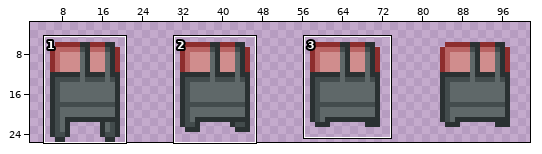
One commit to this sprite sheet: assets/image/player/body/body_jumping.png. Above, an overview of the earlier version with the close-up marked.
Close-up. Earlier state:
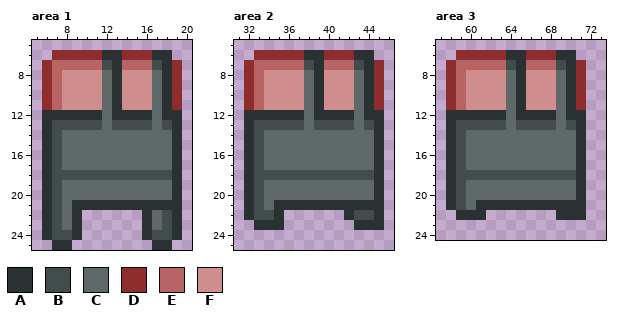
The file is 104x26 pixels. Colours within 5 levels of each other are drawn and written as one. Shown: area 1: x 5..20, y 5..25; area 2: x 31..46, y 5..25; area 3: x 57..73, y 5..24. The wide view leaves out empty margins. The commit also changed other parts of the picture, which this record leaves out.
Palette (. is transparent): A #2a3132  B #434c4d  C #5f6869  D #8d2d2d  E #b96464  F #d08d8d
Pixels before, area 1, first column x 6:
 6 .DDDDDAADDDAA.
 7 DEEEEEBAEEEBAD
 8 DEFFFFCAFFFCAD
 9 DEFFFFCAFFFCAD
10 DEFFFFCAFFFCAD
11 DEFFFFCAFFFCAD
12 AAAAAACAAAACAA
13 ABBBBBCBBBBCBA
14 ABCCCCCCCCCCCA
15 ABCCCCCCCCCCCA
16 ABCCCCCCCCCCCA
17 ABCCCCCCCCCCCA
18 ABBBBBBBBBBBBA
19 ABCCCCCCCCCCCA
20 ABCCCCCCCCCCCA
21 ABCAAAAAAAAAAA
22 ABCA......ACBA
23 ABCA......ACBA
24 ABBA......ABBA
25 .AA........AA.
Pixels before, area 2, first column x 32:
 6 .DDDDDAADDDAA.
 7 DEEEEEBAEEEBAD
 8 DEFFFFCAFFFCAD
 9 DEFFFFCAFFFCAD
10 DEFFFFCAFFFCAD
11 DEFFFFCAFFFCAD
12 AAAAAACAAAACAA
13 ABBBBBCBBBBCBA
14 ABCCCCCCCCCCCA
15 ABCCCCCCCCCCCA
16 ABCCCCCCCCCCCA
17 ABCCCCCCCCCCCA
18 ABBBBBBBBBBBBA
19 ABCCCCCCCCCCCA
20 ABCCCCCCCCCCCA
21 ABCAAAAAAAAAAA
22 ABBA......ABBA
23 .AAA.......AAA
Pixels before, area 3, first column x 58:
 6 .DDDDDAADDDAA.
 7 DEEEEEBAEEEBAD
 8 DEFFFFCAFFFCAD
 9 DEFFFFCAFFFCAD
10 DEFFFFCAFFFCAD
11 DEFFFFCAFFFCAD
12 AAAAAACAAAACAA
13 ABBBBBCBBBBCBA
14 ABCCCCCCCCCCCA
15 ABCCCCCCCCCCCA
16 ABCCCCCCCCCCCA
17 ABCCCCCCCCCCCA
18 ABBBBBBBBBBBBA
19 ABCCCCCCCCCCCA
20 ABCCCCCCCCCCCA
21 ABCAAAAAAAAAAA
22 .AAA.......AAA
New version:
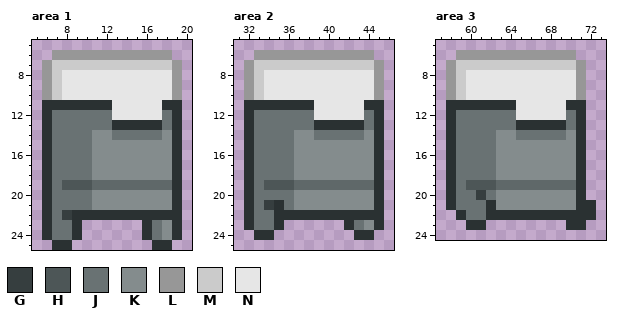
Colours new in this view: G #363e3f  H #4d5657  J #697273  K #848c8d  L #979797  M #cbcbcb  N #e6e6e6
From old to new:
Changed rows in their new state; - is an unchanged pixel.
Area 1:
first column x 6:
 6 -LLLLLLLLLLLL-
 7 LMMMMMMMMMMMML
 8 LMNNNNNNNNNNNL
 9 LMNNNNNNNNNNNL
10 LMNNNNNNNNNNNL
11 AAAAAAANNNNN-A
12 -JJJJJJNNNNNJ-
13 -JJJJJJAAAAAJ-
14 -JJJJKKJJJJJK-
15 -JJJJKKKKKKKK-
16 -JJJJKKKKKKKK-
17 -JJJJKKKKKKKK-
18 -JJJJKKKKKKKK-
19 -JHHH---------
20 -JJJJKKKKKKKK-
21 -JJJJKKKKKKKK-
22 -JG-AAAAAA-AA-
23 -JJ--------JK-
24 -JJ--------JK-
Area 2:
first column x 32:
 6 -LLLLLLLLLLLL-
 7 LMMMMMMMMMMMML
 8 LMNNNNNNNNNNNL
 9 LMNNNNNNNNNNNL
10 LMNNNNNNNNNNNL
11 AAAAAAANNNNN-A
12 -JJJJJJNNNNNJ-
13 -JJJJJJAAAAAJ-
14 -JJJJKKJJJJJK-
15 -JJJJKKKKKKKK-
16 -JJJJKKKKKKKK-
17 -JJJJKKKKKKKK-
18 -JJJJKKKKKKKK-
19 -JHHH---------
20 -JJJJKKKKKKKK-
21 -JG-JKKKKKKKK-
22 -JJ-AAAAAA-AA-
23 AJJ-------AJK-
24 -AA--------AA-
Area 3:
first column x 58:
 6 -LLLLLLLLLLLL--
 7 LMMMMMMMMMMMML-
 8 LMNNNNNNNNNNNL-
 9 LMNNNNNNNNNNNL-
10 LMNNNNNNNNNNNL-
11 AAAAAAANNNNN-A-
12 -JJJJJJNNNNNJ--
13 -JJJJJJAAAAAJ--
14 -JJJJKKJJJJJK--
15 -JJJJKKKKKKKK--
16 -JJJJKKKKKKKK--
17 -JJJJKKKKKKKK--
18 -JJJJKKKKKKKK--
19 -JHHH----------
20 -JJGJKKKKKKKK--
21 -JJJ-KKKKKKKK-A
22 --JJAAAAAAA---A
23 --AA--------AA-
Boxes around the changes in both close-ups, in picture pixels (x1, y1, x2, y2):
changed: (42, 50, 182, 240)
changed: (244, 50, 384, 240)
changed: (446, 50, 596, 230)
